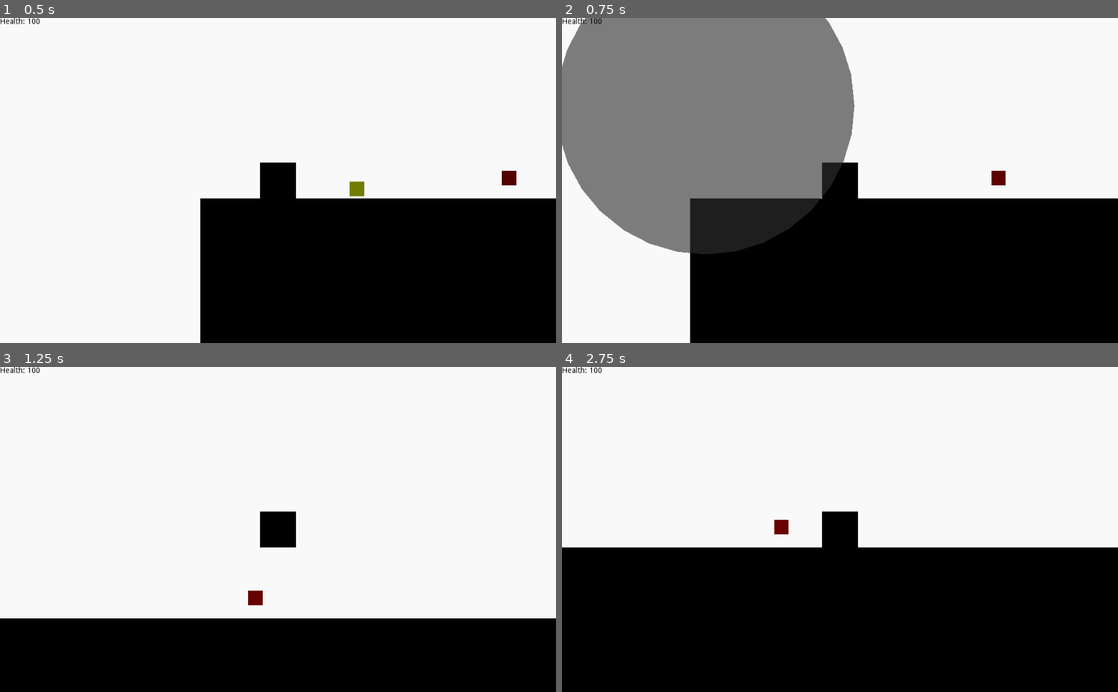
Above: before the commit, frames 1-4 (two rows, left to right).
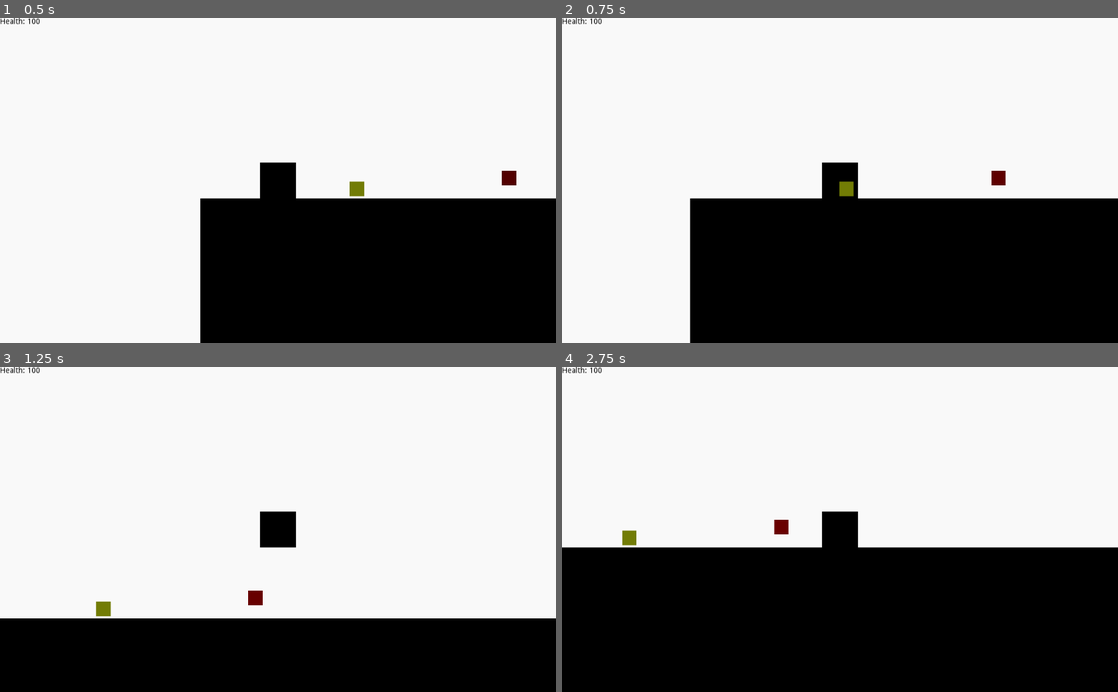
Above: after the commit, the same moments.

Repository: RavenJFelix/Square
Game: Godot game, scene res://testLevel/test.tscn
Two runs of this game, one before a commit and one after it. Both use one fixed random seed, a clock stepped at 60 frames per second and the inputs below. This scene is started directly instead of the project's main scene.
Inputs:
- Up to frame 1 (0.5 s): no input
- Up to frame 2 (0.75 s): tap Enter at 0.5 s; hold Right (ui_right) from 0.53 s (still down)
- Up to frame 3 (1.25 s): keep holding Right (ui_right); tap Up (ui_up) at 0.77 s
- Up to frame 4 (2.75 s): tap Up (ui_up) at 1.52 s; release Right (ui_right) at 2.03 s; hold Left (ui_left) from 2.03 s (still down)

Frame 1 is identical in both runs. In frame 2, 33% of the frame differs, in the area x 0-53%, y 0-73%; in frame 3, 0.1%; in frame 4, 0.1%.
Error after the commit: Attempt to call function 'instance' in base 'null instance' on a null instance. (res://map/hazard/basic-mine/basic-mine.gd:6)

Commit message:
Use simple exlposions

Diff:
--- a/map/hazard/basic-mine/basic-mine.gd
+++ b/map/hazard/basic-mine/basic-mine.gd
@@ -1,8 +1,9 @@
 extends Polygon2D
-var explosion = load("res://effects/explosion/explosion.tscn")
+var explosion = load("res://effects/simple-explosion/simple-explosion.tscn")
 
 func _on_StaticBody2D_body_entered(body):
 	if body.has_method("is_player"):
 		var boom = explosion.instance()
 		get_parent().add_child(boom)
+		boom.global_position = $Position2D.global_position
 		queue_free()
--- a/map/hazard/basic-mine/basic-mine.tscn
+++ b/map/hazard/basic-mine/basic-mine.tscn
@@ -4,7 +4,7 @@
 
 [sub_resource type="RectangleShape2D" id=1]
 
-[node name="HurtPlatform" type="Polygon2D"]
+[node name="BasicMine" type="Polygon2D"]
 color = Color( 0.447059, 0.486275, 0.0196078, 1 )
 polygon = PoolVector2Array( -10, -10, 10, -10, 10, 10, -10, 10, -10, -10 )
 script = ExtResource( 1 )
@@ -13,4 +13,6 @@
 
 [node name="CollisionShape2D" type="CollisionShape2D" parent="StaticBody2D"]
 shape = SubResource( 1 )
+
+[node name="Position2D" type="Position2D" parent="."]
 [connection signal="body_entered" from="StaticBody2D" to="." method="_on_StaticBody2D_body_entered"]
